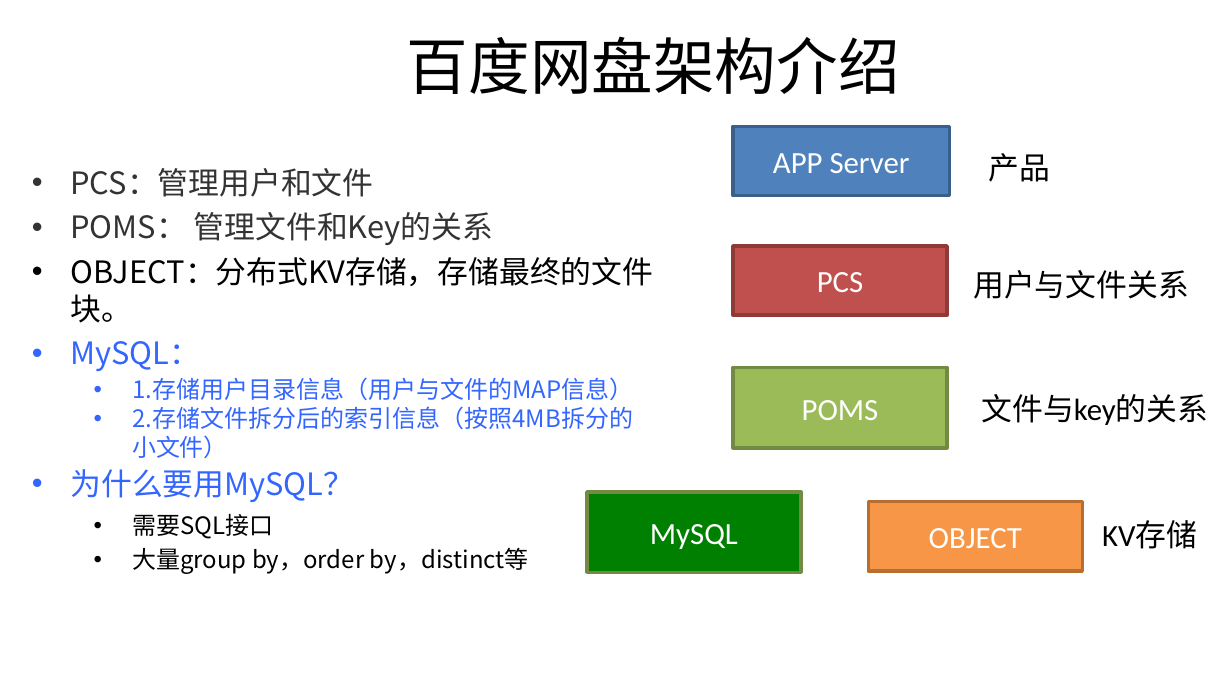
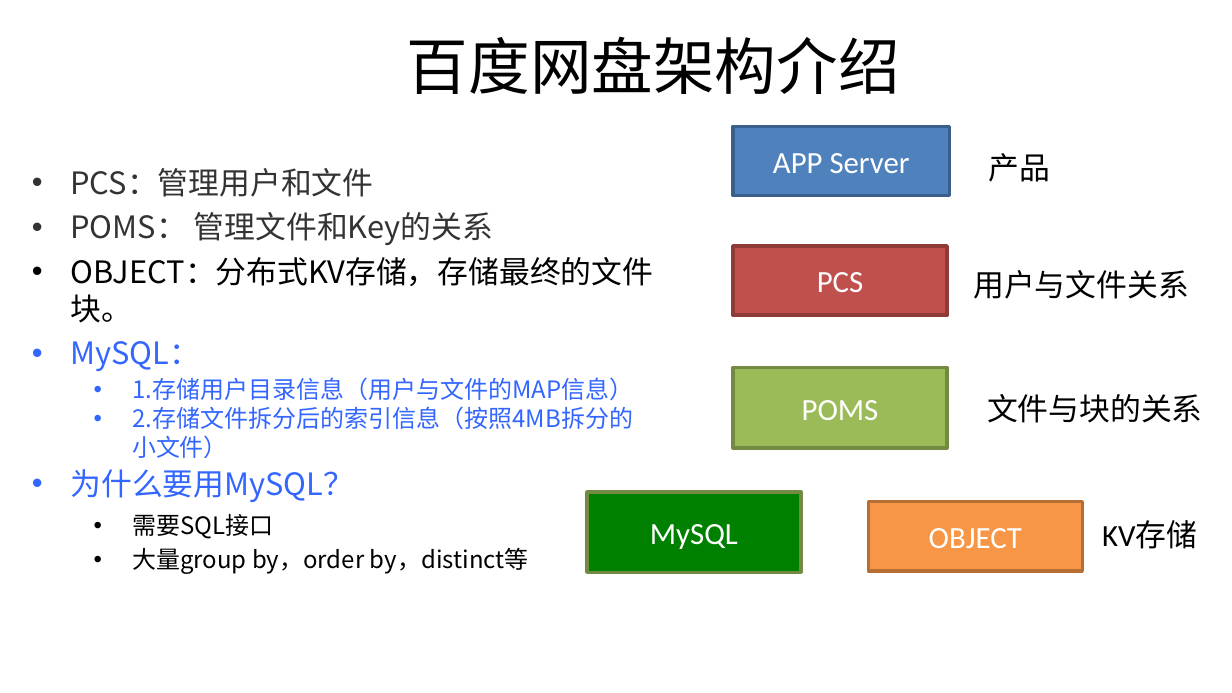
Before and after one commit to wisehead/techblog, a slide deck: slide 5 of database/MySQL/DTCC2019/DTCC2019_Database_Compress_for_BaiduNetDisk_V0.11.pptx. Drawn at 1232x693 pixels with LibreOffice and Linux fonts; fonts in the diff are those of the drawing; background and template pictures are left out. Boxes give left, top, right and bottom in pixels: in the first picture for what was removed or moved away, otherwise in the second. Text is boxed around its words. In the diff, an @@ line names an element or a change of style, - is before the commit and + after.

```diff
--- a/database/MySQL/DTCC2019/DTCC2019_Database_Compress_for_BaiduNetDisk_V0.11.pptx
+++ b/database/MySQL/DTCC2019/DTCC2019_Database_Compress_for_BaiduNetDisk_V0.11.pptx
@@ text at [987,394,1203,423]: text changed @@
-文件与key的关系
+文件与块的关系
```
Also in this commit, not shown: 7 other slides changed, 1 slide removed, 1 other file.
